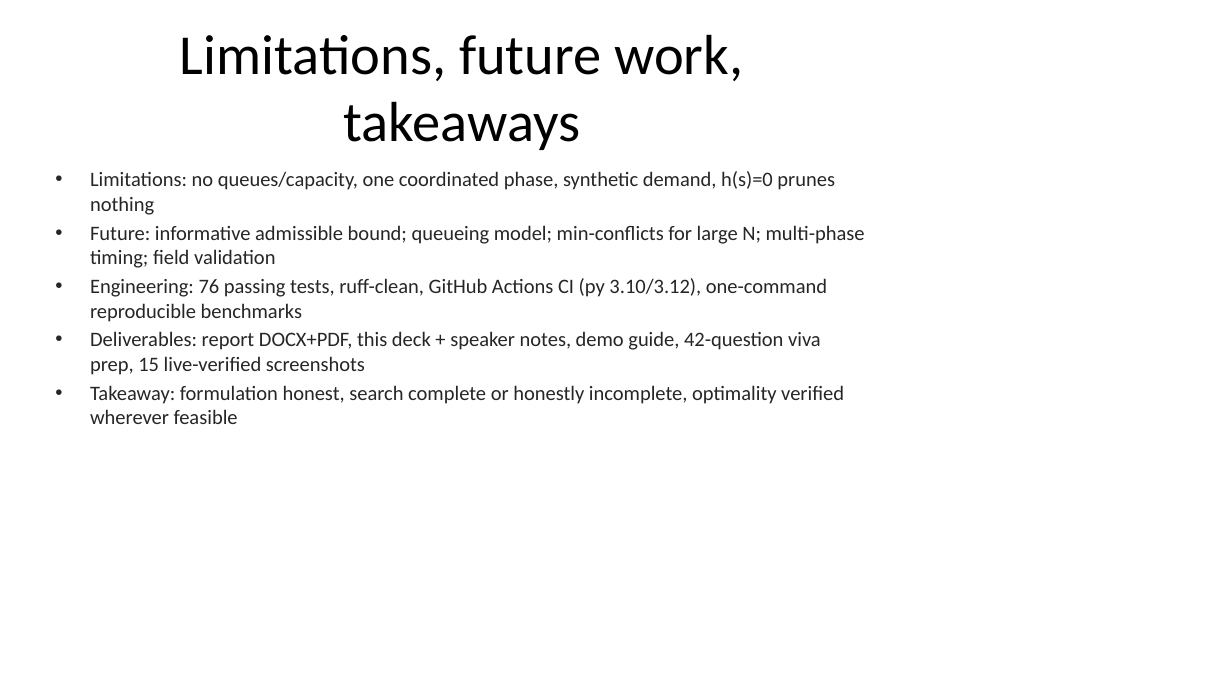
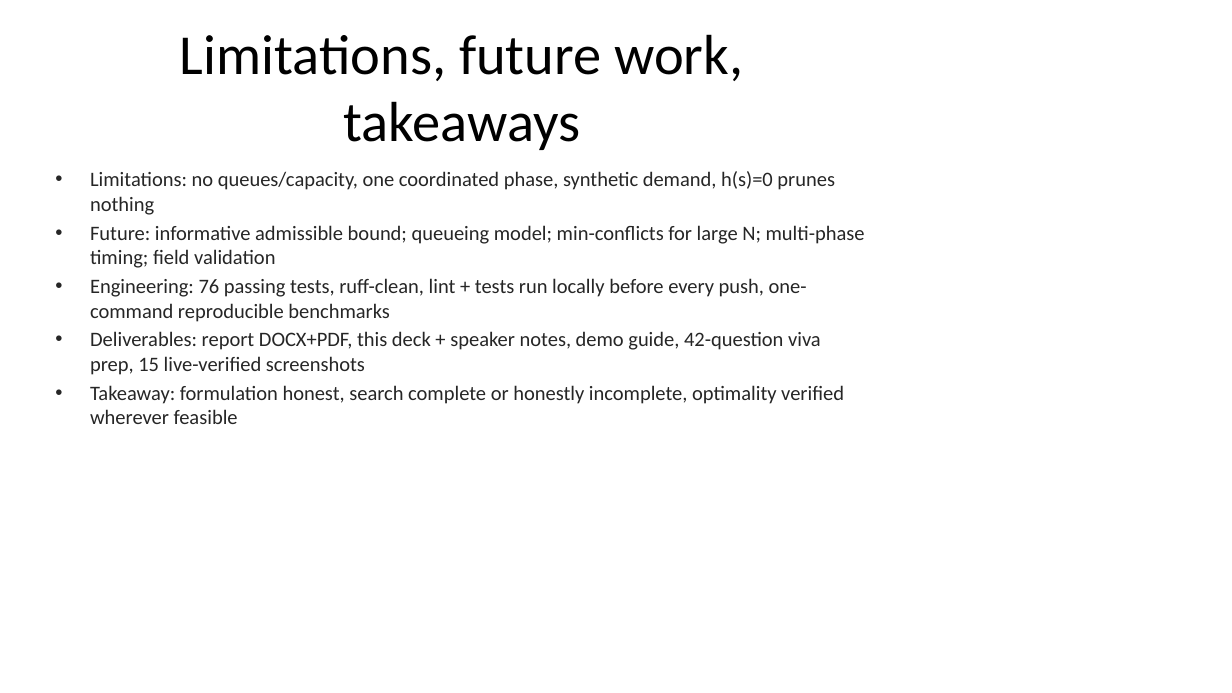
Before and after one commit to vyeos/fai-project, a slide deck: slide 13 of deliverables/final_slides.pptx. Drawn at 1232x693 pixels with LibreOffice and Linux fonts; fonts in the diff are those of the drawing. Boxes give left, top, right and bottom in pixels: in the first picture for what was removed or moved away, otherwise in the second. Text is boxed around its words. In the diff, an @@ line names an element or a change of style, - is before the commit and + after.

```diff
--- a/deliverables/final_slides.pptx
+++ b/deliverables/final_slides.pptx
@@ text at (90, 278, 807, 322): text changed @@
-• Engineering: 76 passing tests, ruff-clean, GitHub Actions CI (py 3.10/3.12), one-command reproducible benchmarks
+• Engineering: 76 passing tests, ruff-clean, lint + tests run locally before every push, one-command reproducible benchmarks
```
Also in this commit, not shown: 11 other files.
